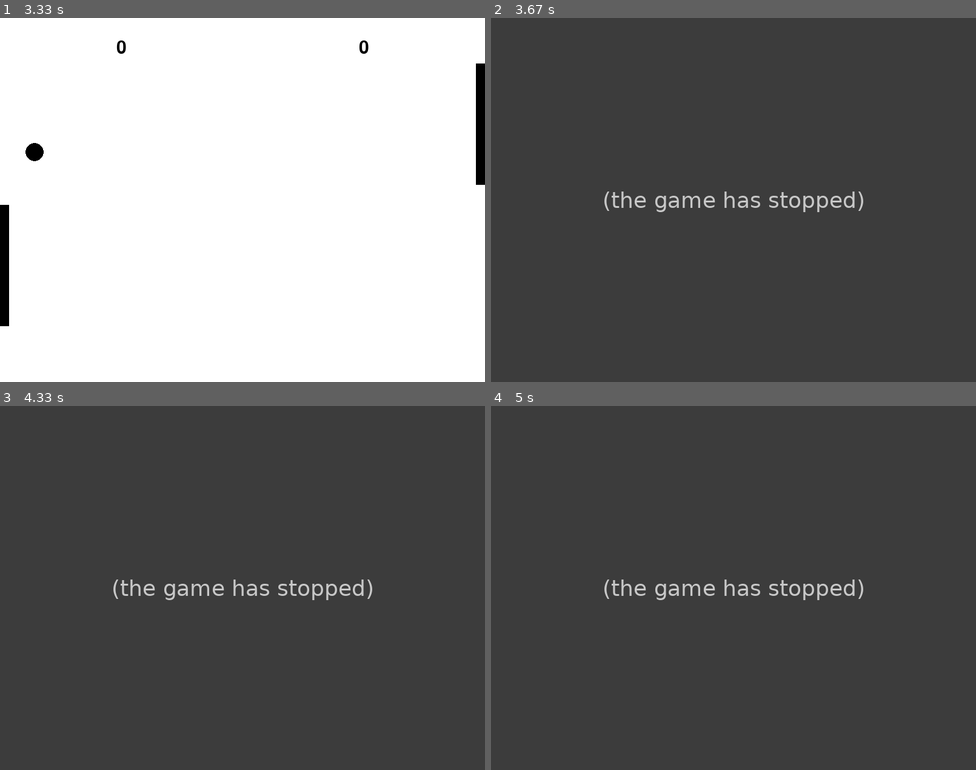
Above: before the commit, frames 1-4 (two rows, left to right).
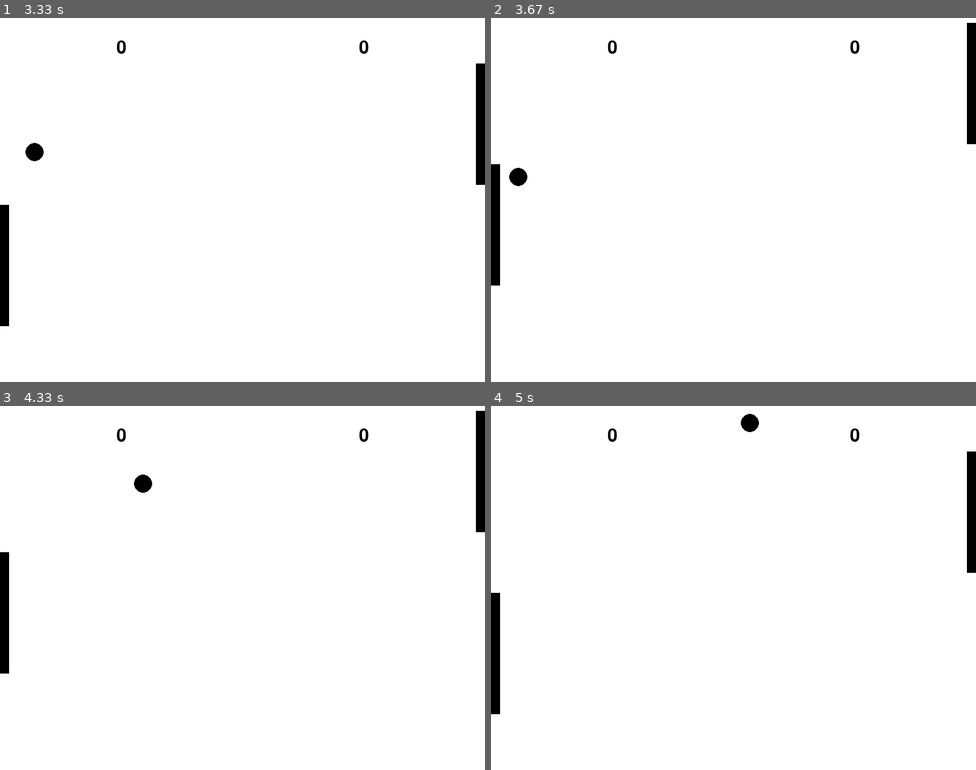
Above: after the commit, the same moments.

Repository: migouche/DojoGame
Game: pygame game, started from examples/pong-old.py
The game is run twice, just before and just after one commit, with the same random seed, the same clock (stepped at 60 frames per second) and the same inputs.
Inputs:
- Up to frame 1 (3.33 s): hold Up 0.33-0.8 s; hold Down 0.83-1.13 s; hold S 0.83-1.13 s; tap Space at 0.9, 1.23, 1.63, 2.03, 2.37, 2.7, 3.1 s; hold Up 1.17-1.53 s; hold W 1.17-1.53 s; hold Down 1.57-1.93 s; hold S 1.57-1.93 s; hold Up 1.97-2.27 s; hold W 1.97-2.27 s; hold Down 2.3-2.6 s; hold S 2.3-2.6 s; hold Up 2.63-3 s; hold W 2.63-3 s; hold Down from 3.03 s (still down); hold S from 3.03 s (still down)
- Up to frame 2 (3.67 s): release Down at 3.4 s; release S at 3.4 s; hold Up from 3.43 s (still down); hold W from 3.43 s (still down); tap Space at 3.5 s
- Up to frame 3 (4.33 s): release Up at 3.73 s; release W at 3.73 s; hold Down 3.77-4.07 s; hold S 3.77-4.07 s; tap Space at 3.83, 4.17 s; hold Up from 4.1 s (still down); hold W from 4.1 s (still down)
- Up to frame 4 (5 s): release Up at 4.47 s; release W at 4.47 s; hold Down 4.5-4.87 s; hold S 4.5-4.87 s; tap Space at 4.57, 4.97 s; hold Up from 4.9 s (still down); hold W from 4.9 s (still down)

Frame 1 is identical in both runs. In frame 2, 100% of the frame differs, in the area x 0-100%, y 0-100%; in frame 3, 100%; in frame 4, 100%.
Error before the commit: AttributeError: type object 'Collisions' has no attribute 'segment_intersect_circle2' (colli...; the game stopped at 3.58 s (later frames are placeholders)

Commit message:
circle-polycon collision is finally done

Diff:
--- a/dojogame/graphics/drawable.py
+++ b/dojogame/graphics/drawable.py
@@ -2,7 +2,7 @@
 from dojogame.data.arrays import drawables
 
 
-class Drawable():
+class Drawable:
     def __init__(self, persistent: bool):
         self.persistent = persistent
         drawables.append(self)
--- a/dojogame/maths/dojomathfunctions.py
+++ b/dojogame/maths/dojomathfunctions.py
@@ -13,6 +13,15 @@
         else:
             return value
 
+    @staticmethod
+    def is_between(val: float, x: float, y: float) -> bool:
+        _x, _y = min(x, y), max(x, y)
+        return _x <= val <= _y
+
+    @staticmethod
+    def sign(x) -> int:
+        return -1 if x < 0 else 1
+
     Deg2Rad = math.pi / 180
     Rad2Deg = 1 / Deg2Rad
     epsilon = float_info.epsilon
--- a/dojogame/maths/vectors.py
+++ b/dojogame/maths/vectors.py
@@ -50,7 +50,7 @@
         return self.x, self.y
 
     @staticmethod
-    def from_tuple(t: tuple):
+    def from_tuple(t: tuple|list):
         return Vector2(t[0], t[1])
 
     @staticmethod
@@ -165,7 +165,7 @@
         return self.x, self.y
 
     @staticmethod
-    def from_tuple(t: tuple):
+    def from_tuple(t: tuple[int]|list[int]):
         return Vector2Int(t[0], t[1])
 
     @staticmethod
--- a/dojogame/physics/collisions.py
+++ b/dojogame/physics/collisions.py
@@ -2,6 +2,7 @@
 
 from dojogame.graphics.gameobjects import GameObject, Polygon, Circle
 from dojogame.maths.vectors import Vector2
+from dojogame.maths.dojomathfunctions import Mathf
 
 
 class AxisAlignedBoundingBox:
@@ -308,6 +309,7 @@
 
         if not isinstance(circle, Circle) or not isinstance(polygon, Polygon):
             raise TypeError('Circle and Polygon must be instances of Circle and Polygon')
+            # TODO: fix incosistent types comment
 
         if not circle.collider.aabb.aabb_overlap(polygon.collider.aabb):
             return Collision(False)
@@ -362,12 +364,10 @@
         if Vector2.dot(direction, normal) < 0:
             normal = -normal
         points = []
-        print("yes")
         for v in range(len(vertices)):
-            if col := Collisions.segment_intersect_circle2(vertices[v], vertices[(v + 1) % len(vertices)],
+            if col := Collisions.segment_intersect_circle(vertices[v], vertices[(v + 1) % len(vertices)],
                                                           circle.collider):
                 points += col.contacts
-                print("col")
         if len(points) == 0:
             return Collision(False)
         return Collision(True, points, circle.collider)
@@ -391,40 +391,40 @@
         return Collision(False)
 
     @staticmethod
-    def LineIntersectCircle(p: Circle, lsp, lep):
-        # p is the circle parameter, lsp and lep is the two end of the line
-        x0, y0 = p.transform.position
-        r0 = p.radius
-
-        x1, y1 = lsp
-        x2, y2 = lep
-        if x1 == x2:
-            if abs(r0) >= abs(x1 - x0):
-                p1 = x1, y0 - math.sqrt(r0 ** 2 - (x1 - x0) ** 2)
-                p2 = x1, y0 + math.sqrt(r0 ** 2 - (x1 - x0) ** 2)
-                inp = [p1, p2]
-                # select the points lie on the line segment
-                inp = [p for p in inp if min(y1, y2) <= p[1] <= max(y1, y2)]
-            else:
-                inp = []
+    def segment_intersect_circle(start: Vector2, end: Vector2, c: 'CircleCollider') -> 'Collision':
+        c = c.game_object
+        if not isinstance(c, Circle):
+            raise TypeError("p must be a CircleCollider attached to a Circle")
+
+        x0, y0 = c.transform.position
+        r = c.radius
+        x1, y1 = start
+        x2, y2 = end
+
+        # quadratic equation
+        a = (x2 - x1) ** 2 + (y2 - y1) ** 2
+        b = 2 * ((x2 - x1) * (x1 - x0) + (y2 - y1) * (y1 - y0))
+        c = x0 ** 2 + y0 ** 2 + x1 ** 2 + y1 ** 2 - 2 * (x0 * x1 + y0 * y1) - r ** 2
+
+        discriminant = b ** 2 - 4 * a * c
+        if discriminant < 0:
+            return Collision(False)
         else:
-            k = (y1 - y2) / (x1 - x2)
-            b0 = y1 - k * x1
-            a = k ** 2 + 1
-            b = 2 * k * (b0 - y0) - 2 * x0
-            c = (b0 - y0) ** 2 + x0 ** 2 - r0 ** 2
-            delta = b ** 2 - 4 * a * c
-            if delta >= 0:
-                p1x = (-b - math.sqrt(delta)) / (2 * a)
-                p2x = (-b + math.sqrt(delta)) / (2 * a)
-                p1y = k * x1 + b0
-                p2y = k * x2 + b0
-                inp = [[p1x, p1y], [p2x, p2y]]
-                # select the points lie on the line segment
-                inp = [Vector2.from_tuple(p) for p in inp if min(x1, x2) <= p[0] <= max(x1, x2)]
-            else:
-                inp = []
-        return inp
+            t1 = (-b + math.sqrt(discriminant)) / (2 * a)
+            t2 = (-b - math.sqrt(discriminant)) / (2 * a)
+
+            s = []
+
+            s1 = Vector2(x1 + t1 * (x2 - x1), y1 + t1 * (y2 - y1))
+            s2 = Vector2(x1 + t2 * (x2 - x1), y1 + t2 * (y2 - y1))
+
+            if Mathf.is_between(s1.x, x1, x2) and Mathf.is_between(s1.y, y1, y2):
+                s.append(s1)
+            if Mathf.is_between(s2.x, x1, x2) and Mathf.is_between(s2.y, y1, y2):
+                s.append(s2)
+            if len(s) > 0:
+                return Collision(True, [ContactPoint(p, p.left_perpendicular()) for p in s])
+            return Collision(False)
 
 
 class Collider:
@@ -490,7 +490,7 @@
 
 
 class Collision:
-    def __init__(self, collide: bool, contacts: ['ContactPoint'] = [], collider: Collider = None):
+    def __init__(self, collide: bool, contacts: list[ContactPoint] = [], collider: Collider = None):
         self._collide = collide
         self._contacts = contacts.copy()
         self._contact_count = len(contacts) if contacts is not None else 0
@@ -514,7 +514,7 @@
         self._relative_velocity = Vector2.zero()
 
     @property
-    def contacts(self) -> [ContactPoint]:
+    def contacts(self) -> list[ContactPoint]:
         return self._contacts
 
     def get_contact(self, index: int) -> ContactPoint:
--- a/my-tests/collisionstest.py
+++ b/my-tests/collisionstest.py
@@ -27,12 +27,14 @@
     c2.transform.position = Input.get_mouse_position()
 
     col = c1.collider.collide_with(c2.collider)
-    # col2 = c2.collider.collide_with(p1.collider) #TODO: uncomment this line and you'll know what to fix, I'm going to bed now
-    col3 = Collisions.LineIntersectCircle(c2,
-                                                   p1.get_absolute_vertices_positions()[0],
-                                                   p1.get_absolute_vertices_positions()[1])
+    col2 = Collision(False)
+    col3 = Collisions.segment_intersect_circle(p1.get_absolute_vertices_positions()[2],
+                                               p1.get_absolute_vertices_positions()[3],
+                                               c2.collider)
+    col3 = c2.collider.collide_with(p1.collider) #TODO: uncomment this line and you'll know what to fix, I'm going to bed now
 
-    txt.text = f"Collision: {bool(col) or bool(col2) or len(col3) > 0}"
+
+    txt.text = f"Collision: {bool(col) or bool(col2) or bool(col3)}"
     txt2.text = f"Fps: {int(RealTime.clock.get_fps())}"
     for point in col.contacts:
         Lines.draw_circle(point.point, 5, Colors.black)
@@ -40,8 +42,8 @@
     for point in col2.contacts:
         Lines.draw_circle(point.point, 5, Colors.black)
 
-    for point in col3:
-        Lines.draw_circle(point, 5, Colors.black)
+    for point in col3.contacts:
+        Lines.draw_circle(point.point, 5, Colors.black)
 
     if Input.get_key_down(pygame.constants.K_ESCAPE) or Input.get_key_down(pygame.constants.K_q):
         game.quit()
